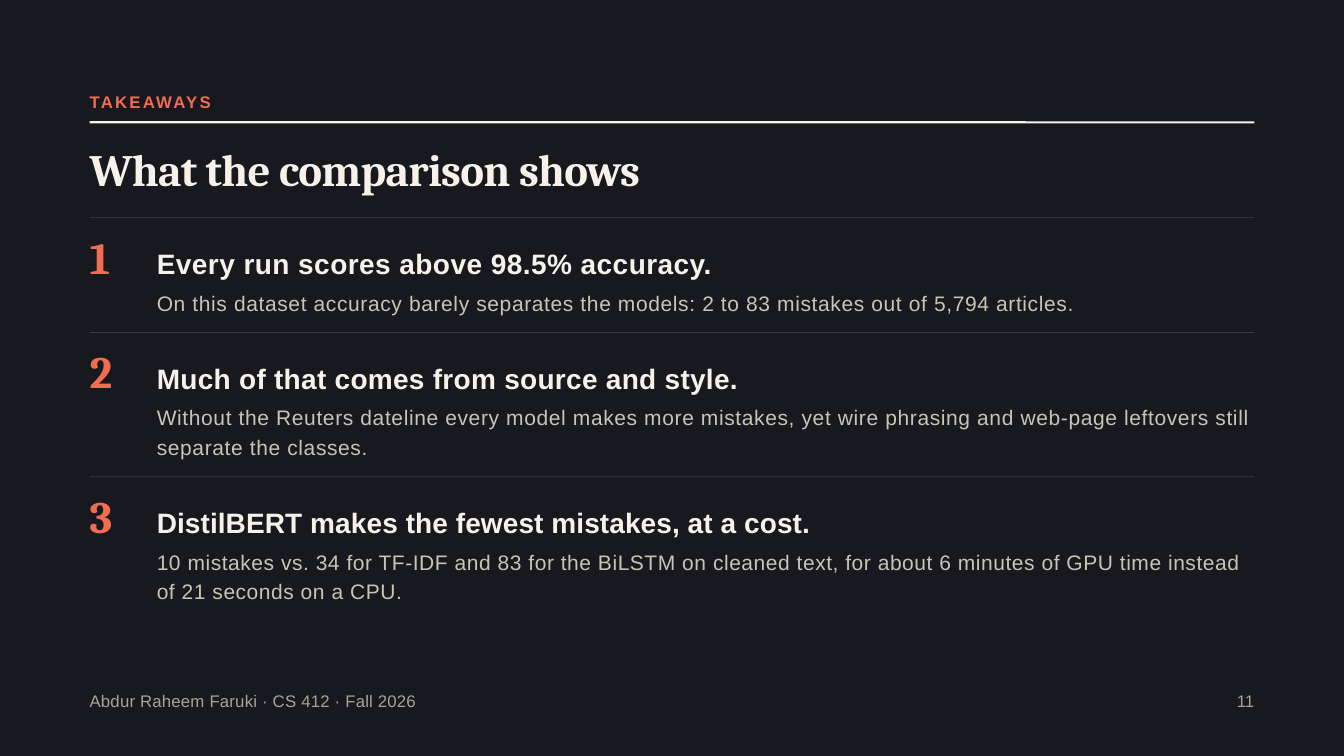
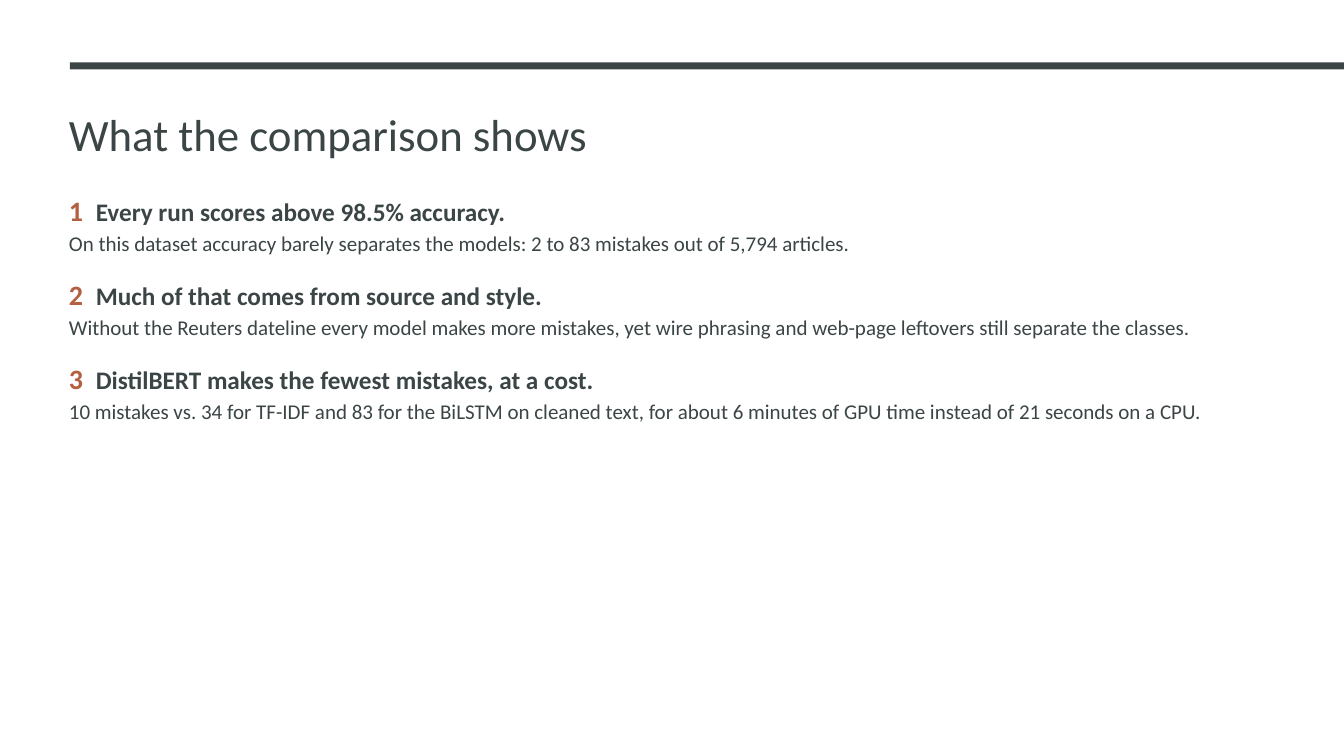
Before and after one commit to Abrafar/cs412-fake-news-detectio, a slide deck: slide 11 of presentation/CS412_Final_Presentation_Faruki.pptx. Drawn at 1344x756 pixels with LibreOffice and Linux fonts; fonts in the diff are those of the drawing. Boxes give left, top, right and bottom in pixels: in the first picture for what was removed or moved away, otherwise in the second. Text is boxed around its words. In the diff, an @@ line names an element or a change of style, - is before the commit and + after.

Commit message:
Add final presentation slides

```diff
--- a/presentation/CS412_Final_Presentation_Faruki.pptx
+++ b/presentation/CS412_Final_Presentation_Faruki.pptx
@@ background #17191E to #FFFFFF @@
@@ rectangle added at bbox=[70, 63, 1344, 70], fill #3B4546 @@
@@ title "What the comparison shows": place and size @@
-title "What the comparison shows" at bbox=[90, 155, 640, 196]
+title "What the comparison shows" at bbox=[69, 120, 587, 159]
@@ title "What the comparison shows" at bbox=[69, 120, 587, 159]: font Cambria to Calibri, text colour #F6F2E9 to #3B4546, letter spacing -0.5 to 0 pt, bold off; line spacing 35.2pt to 0.8 @@
@@ text removed at bbox=[90, 90, 1290, 114] @@
-TAKEAWAYS
@@ line removed from (90, 122) to (1254, 122) @@
@@ text added at bbox=[69, 203, 1200, 422], 15 pt, text #3B4546 @@
+1 Every run scores above 98.5% accuracy.
+On this dataset accuracy barely separates the models: 2 to 83 mistakes out of 5,794 articles.
+2 Much of that comes from source and style.
+Without the Reuters dateline every model makes more mistakes, yet wire phrasing and web-page leftovers still separate the classes.
+3 DistilBERT makes the fewest mistakes, at a cost.
+10 mistakes vs. 34 for TF-IDF and 83 for the BiLSTM on cleaned text, for about 6 minutes of GPU time instead of 21 seconds on a CPU.
@@ line removed from (90, 218) to (1254, 218) @@
@@ text removed at bbox=[90, 244, 111, 274] @@
-1
@@ text removed at bbox=[157, 253, 712, 279] @@
-Every run scores above 98.5% accuracy.
@@ text removed at bbox=[157, 296, 1073, 315] @@
-On this dataset accuracy barely separates the models: 2 to 83 mistakes out of 5,794 articles.
@@ line removed from (90, 333) to (1254, 333) @@
@@ text removed at bbox=[90, 357, 113, 388] @@
-2
@@ text removed at bbox=[157, 368, 738, 394] @@
-Much of that comes from source and style.
@@ text removed at bbox=[157, 410, 1248, 459] @@
-Without the Reuters dateline every model makes more mistakes, yet wire phrasing and web-page leftovers still separate the classes.
@@ line removed from (90, 477) to (1254, 477) @@
@@ text removed at bbox=[90, 502, 113, 534] @@
-3
@@ text removed at bbox=[157, 512, 810, 538] @@
-DistilBERT makes the fewest mistakes, at a cost.
@@ text removed at bbox=[157, 555, 1239, 599] @@
-10 mistakes vs. 34 for TF-IDF and 83 for the BiLSTM on cleaned text, for about 6 minutes of GPU time instead of 21 seconds on a CPU.
@@ text removed at bbox=[90, 695, 416, 707] @@
-Abdur Raheem Faruki · CS 412 · Fall 2026
@@ text removed at bbox=[1237, 695, 1254, 707] @@
-11
```
Also in this commit, not shown: 14 other slides changed, 1 other file.
